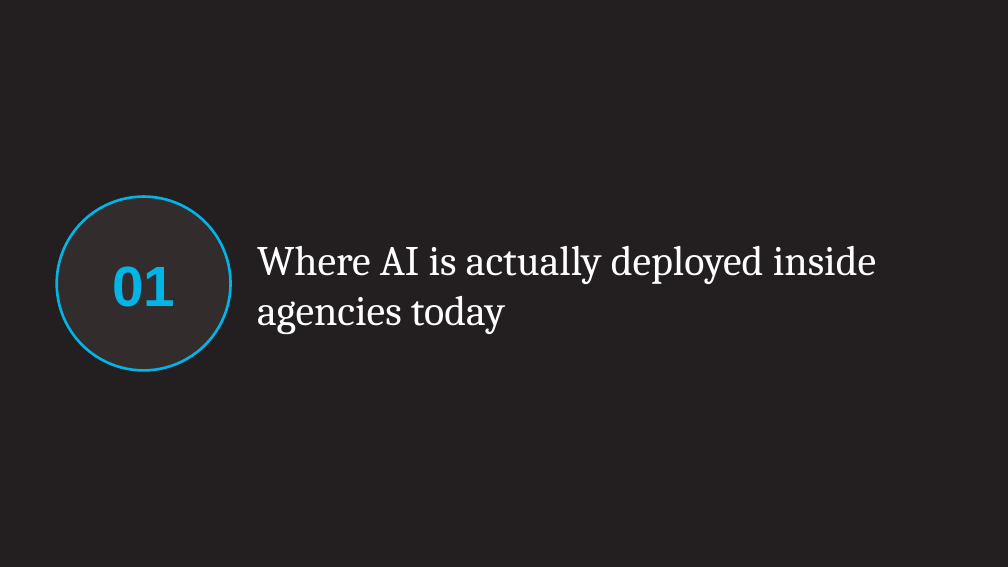
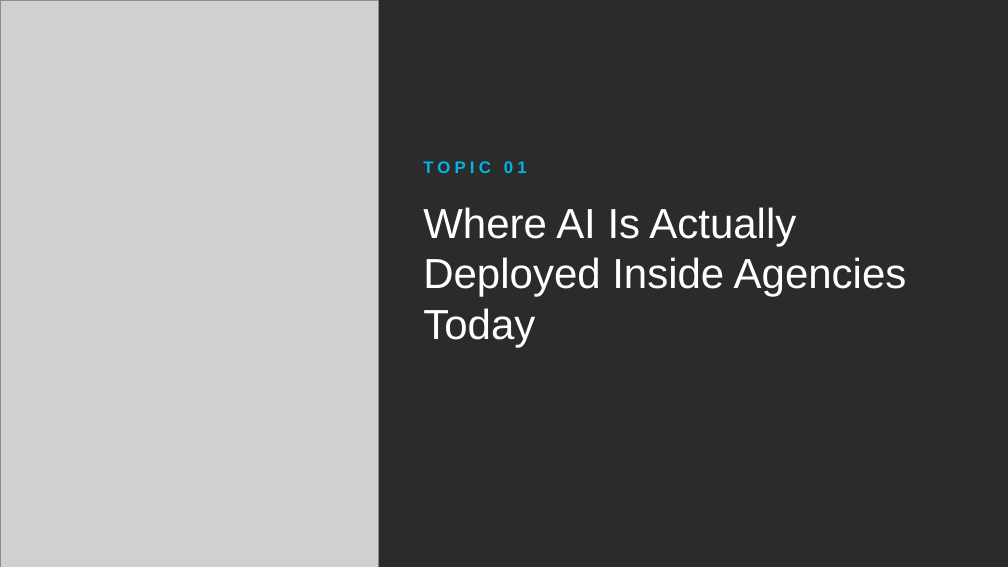
Before and after one commit to ynnahilary/hennessey, a slide deck: slide 5 of webinars/2026-11-05/november_webinar_deck.pptx. Drawn at 1008x567 pixels with LibreOffice and Linux fonts; fonts in the diff are those of the drawing; grey boxes stand for pictures; background and template pictures are left out; a plain dark background stands for a picture behind light text. Boxes give left, top, right and bottom in pixels: in the first picture for what was removed or moved away, otherwise in the second. Text is boxed around its words. In the diff, an @@ line names an element or a change of style, - is before the commit and + after.

```diff
--- a/webinars/2026-11-05/november_webinar_deck.pptx
+++ b/webinars/2026-11-05/november_webinar_deck.pptx
@@ background #231E1F to picture (left out) @@
@@ picture added at bbox=[0, 0, 378, 567] @@
@@ text at bbox=[423, 161, 527, 173]: text changed; size 54 to 16 pt @@
-01
+TOPIC 01
@@ ellipse removed at bbox=[57, 197, 231, 371] @@
@@ title at bbox=[423, 207, 907, 347]: text changed; font Cambria to Arial @@
-Where AI is actually deployed inside agencies today
+Where AI Is Actually Deployed Inside Agencies Today
@@ title "Where AI Is Actually Deployed ..." at bbox=[423, 207, 907, 347]: vertical alignment middle to top @@
```
Also in this commit, not shown: 13 other slides changed, 4 other files.
